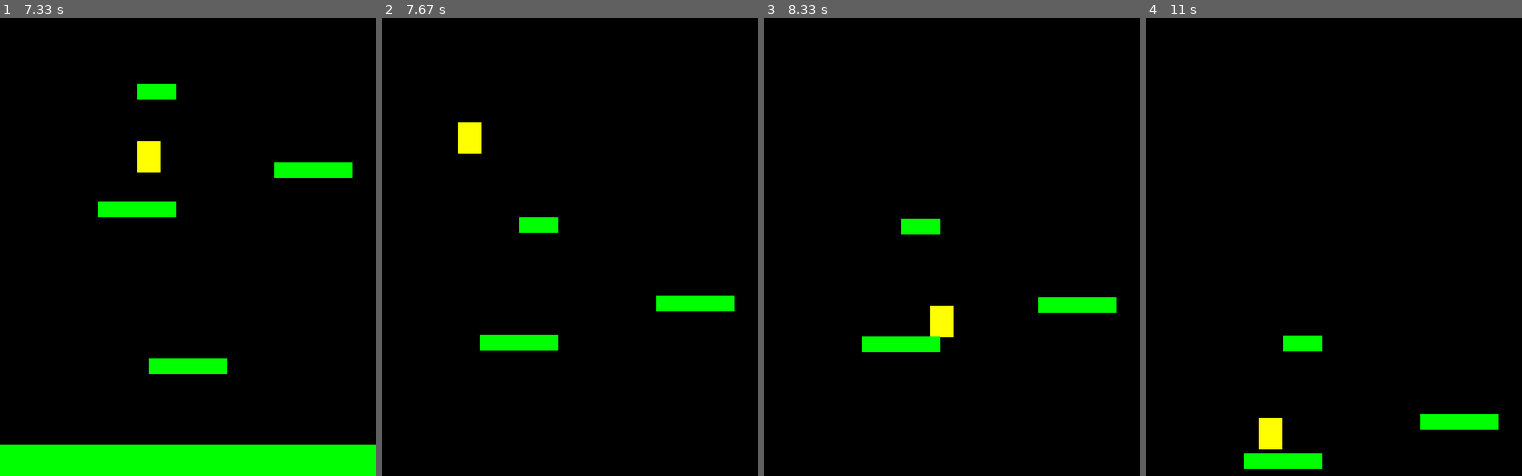
Above: before the commit, frames 1-4 (left to right).
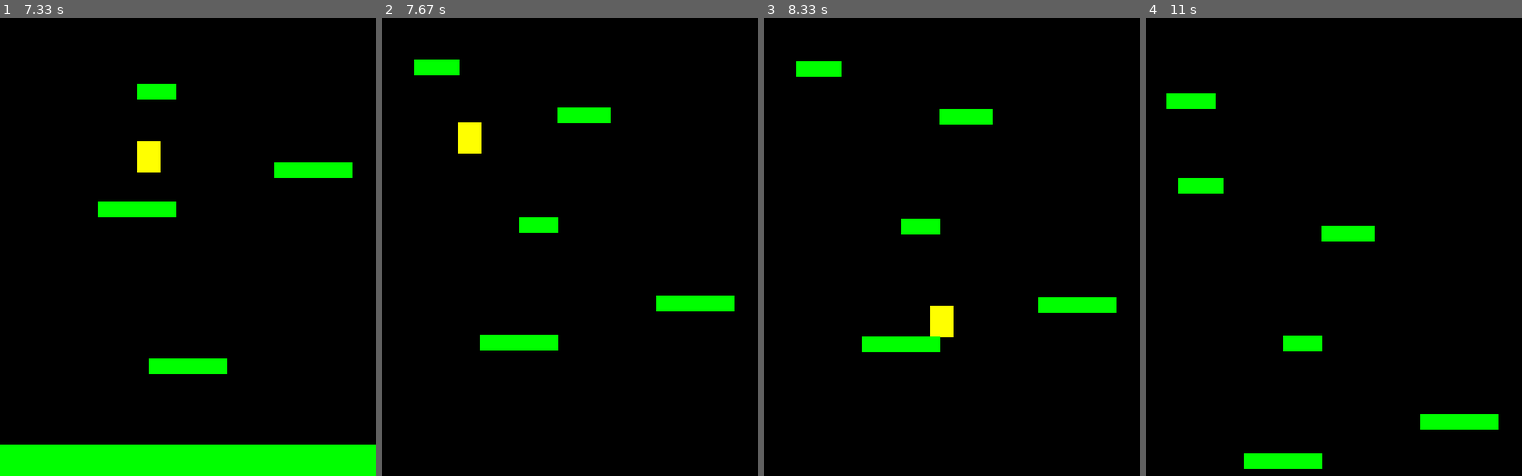
Above: after the commit, the same moments.

Repository: AnneDrottning/Pygame_PlatformJumping
Game: pygame game, started from main.py
Two runs of this game, one before a commit and one after it. Both use one fixed random seed, a clock stepped at 60 frames per second and the inputs below.
Inputs:
- Up to frame 1 (7.33 s): hold Left 0.33-0.87 s; hold Left 0.9-1.3 s; tap Space at 0.97, 1.27, 1.4, 1.7, 2.07, 2.37, 2.57, 2.87, 3.07, 3.37, 3.57, 3.87, 4.13, 4.43, 4.57, 4.87, 5.23, 5.53, 5.73, 6.03, 6.23, 6.53, 6.73, 7.03, 7.3 s; hold Right 1.33-1.97 s; hold Left 2-2.47 s; hold Right 2.5-2.97 s; hold Right 3-3.47 s; hold Left 3.5-4.03 s; hold Left 4.07-4.47 s; hold Right 4.5-5.13 s; hold Left 5.17-5.63 s; hold Right 5.67-6.13 s; hold Right 6.17-6.63 s; hold Left 6.67-7.2 s; hold Left from 7.23 s (still down)
- Up to frame 2 (7.67 s): tap Space at 7.6 s; release Left at 7.63 s
- Up to frame 3 (8.33 s): hold Right 7.67-8.3 s; tap Space at 7.73, 8.03 s
- Up to frame 4 (11 s): hold Left 8.33-8.8 s; tap Space at 8.4, 8.7, 8.9, 9.2, 9.4, 9.7, 9.9, 10.2, 10.47, 10.77, 10.9 s; hold Right 8.83-9.3 s; hold Right 9.33-9.8 s; hold Left 9.83-10.37 s; hold Left 10.4-10.8 s; hold Right from 10.83 s (still down)

Frame 1 is identical in both runs. In frame 2, 0.9% of the frame differs, in the area x 8-61%, y 9-23%; in frame 3, 0.9%; in frame 4, 1.8%, in the area x 5-61%, y 16-95%.

Commit message:
Added randomized platform addition

Diff:
--- a/main.py
+++ b/main.py
@@ -57,6 +57,18 @@
             self.player.pos.y += abs(self.player.vel.y)
             for plat in self.platforms:
                 plat.rect.y += abs(self.player.vel.y)
+                # Remove the platforms if they go off the screen
+                if plat.rect.top >= HEIGHT:
+                    plat.kill()
+
+        # Need to spawn new platforms to keep the game going
+        while len(self.platforms) < 6:
+            width = random.randrange(50, 100)
+            p = Platform(random.randrange(0, WIDTH - width),
+                         random.randrange(-75, -30),
+                         width, 20)
+            self.platforms.add(p)
+            self.all_sprites.add(p)
 
     def events(self):
         # The game loop events
